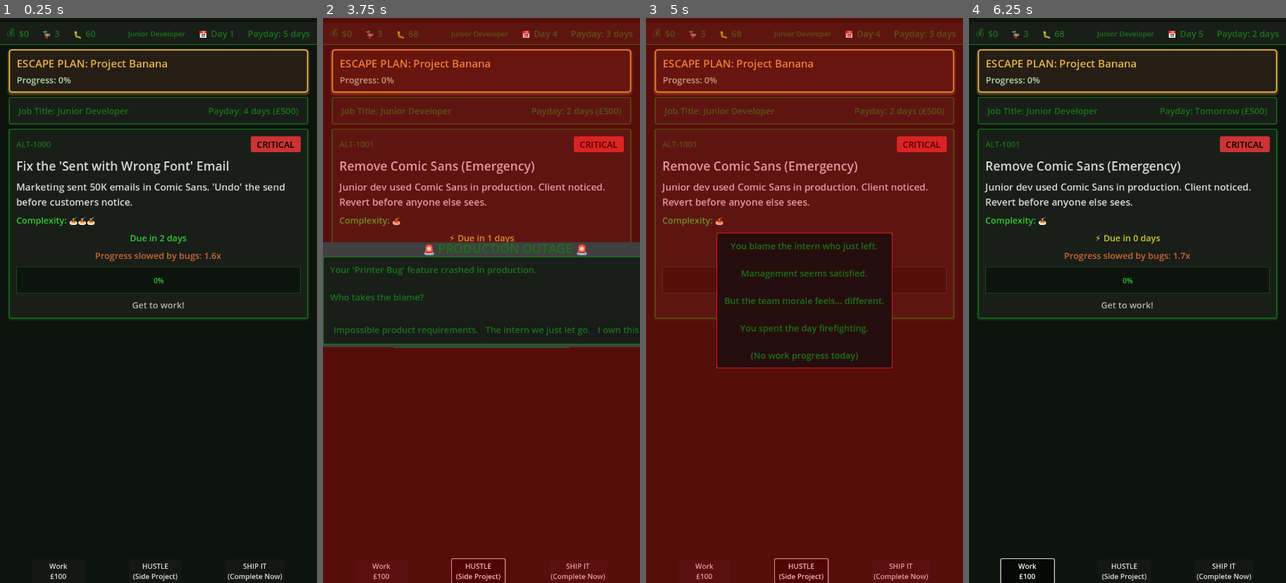
Above: before the commit, frames 1-4 (left to right).
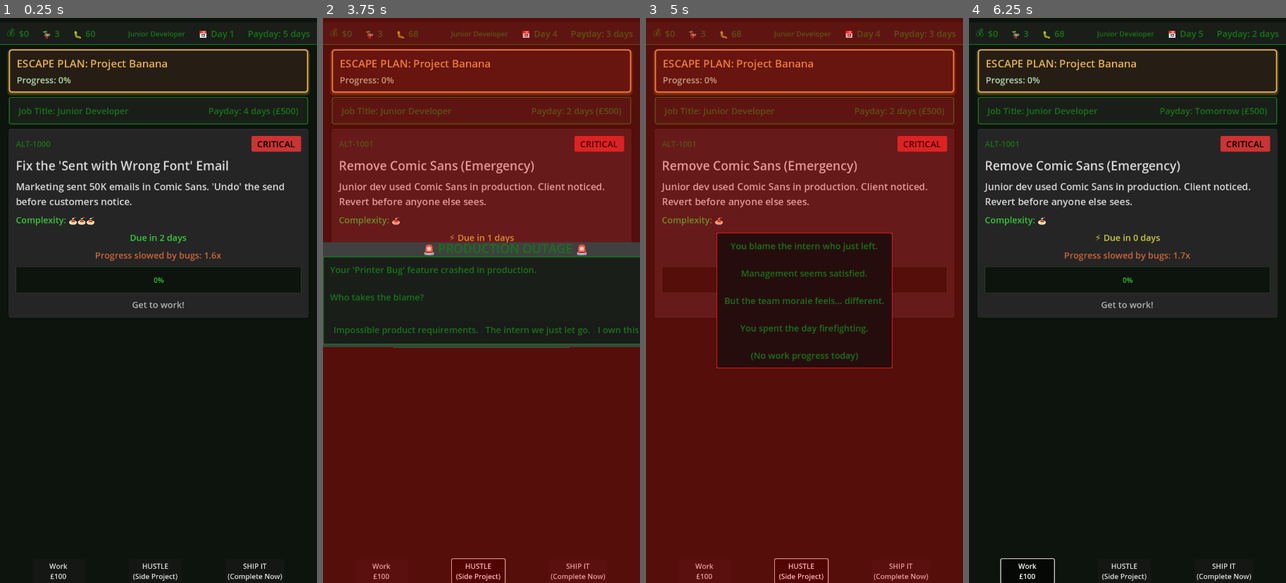
Above: after the commit, the same moments.

Repository: lmchoi/alt-f-this
Game: Godot game, scene res://scenes/game_ui.tscn
The game is run twice, just before and just after one commit, with the same random seed, the same clock (stepped at 60 frames per second) and the same inputs.
Inputs:
- Up to frame 1 (0.25 s): no input
- Up to frame 2 (3.75 s): click "Work £100" at 0.5 s; click "The intern we just let go." at 1.25 s; click "HUSTLE (Side Project)" at 2 s; click "SHIP IT (Complete Now)" at 2.75 s; click "Ship It Now" at 3.5 s
- Up to frame 3 (5 s): click "The intern we just let go." at 4.25 s
- Up to frame 4 (6.25 s): click "Work £100" at 5 s; click "Ask for Extension" at 5.75 s

The runs differ from the first frame. In frame 1, 2.8% of the frame differs, in the area x 2-98%, y 19-54%; in frame 2, 1.8%; in frame 3, 1.9%; in frame 4, 2.7%.

Commit message:
Change task panel to corporate grey color scheme
- Background: green-tinted dark → neutral grey (#252526)
- Border: bright green → subtle grey (#3e3e42)
- Shadow: green tint → black with reduced opacity
- Thinner borders (2px → 1px) for cleaner look

Creates boring, JIRA-like corporate aesthetic.

Part of UI refactor Phase 2: Task card redesign.

🤖 Generated with [Claude Code](https://claude.com/claude-code)

Co-Authored-By: Claude <noreply@anthropic.com>

Diff:
--- a/scenes/task_panel.tscn
+++ b/scenes/task_panel.tscn
@@ -4,19 +4,19 @@
 [ext_resource type="Theme" path="res://themes/main_theme.tres" id="2_main_theme"]
 
 [sub_resource type="StyleBoxFlat" id="StyleBoxFlat_task_panel"]
-bg_color = Color(0.1, 0.12, 0.1, 1)
-border_width_left = 2
-border_width_top = 2
-border_width_right = 2
-border_width_bottom = 2
-border_color = Color(0.1, 0.45, 0.1, 1)
+bg_color = Color(0.145, 0.145, 0.149, 1)
+border_width_left = 1
+border_width_top = 1
+border_width_right = 1
+border_width_bottom = 1
+border_color = Color(0.243, 0.243, 0.259, 1)
 corner_radius_top_left = 4
 corner_radius_top_right = 4
 corner_radius_bottom_right = 4
 corner_radius_bottom_left = 4
-shadow_color = Color(0.1, 0.45, 0.1, 0.3)
-shadow_size = 4
-shadow_offset = Vector2(0, 2)
+shadow_color = Color(0, 0, 0, 0.2)
+shadow_size = 3
+shadow_offset = Vector2(0, 1)
 
 [node name="TaskPanel" type="PanelContainer"]
 theme = ExtResource("2_main_theme")
